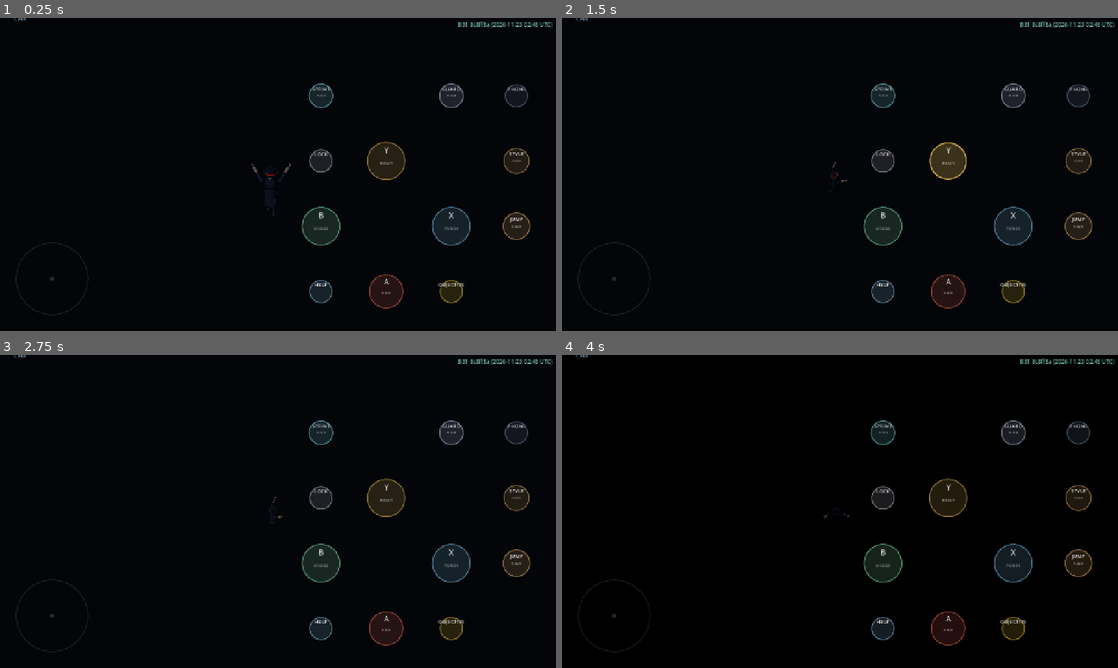
Above: before the commit, frames 1-4 (two rows, left to right).
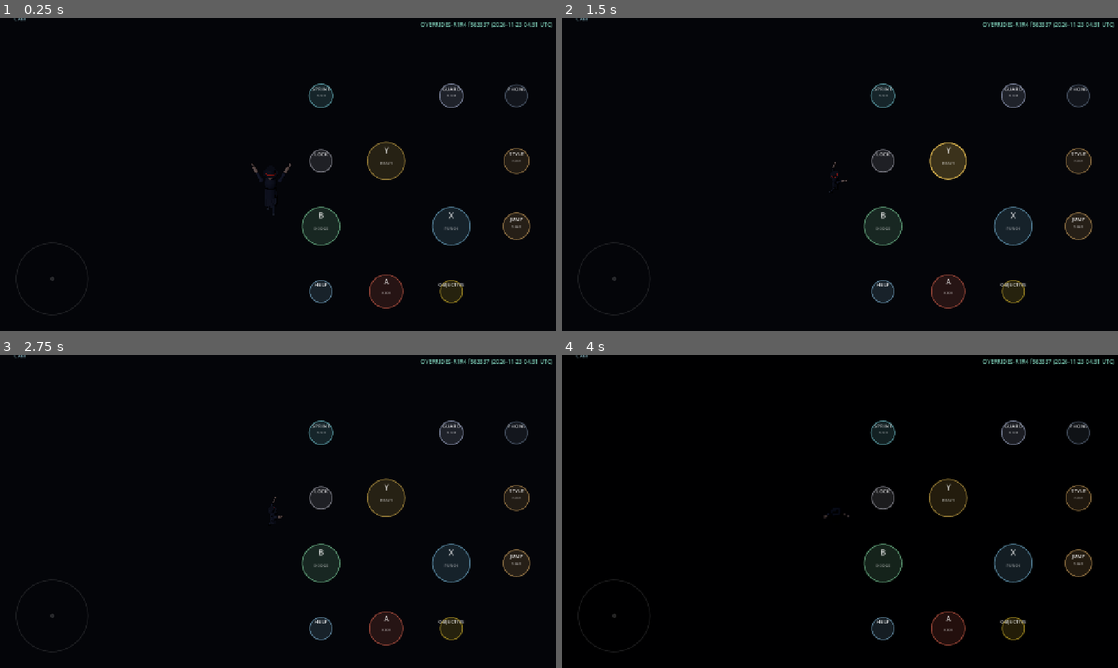
Above: after the commit, the same moments.

Repository: jamesrudh-arch/Barehands
Game: Godot game, scene res://scenes/warehouse.tscn
The game is run twice, just before and just after one commit, with the same random seed, the same clock (stepped at 60 frames per second) and the same inputs.
Inputs (mouse positions are in pixels of both pictures, inside the frame that each line leads up to):
- Up to frame 1 (0.25 s): no input
- Up to frame 2 (1.5 s): tap Enter (ui_accept) at 0.5, 1.25 s; drag from (1012, 227) to (895, 105) at 0.52 s; drag from (945, 161) to (812, 237) at 1.27 s
- Up to frame 3 (2.75 s): tap Enter (ui_accept) at 2 s; move the mouse to (322, 564) at 2.02 s; hold Right (ui_right) from 2.03 s (still down); hold B (ledger) from 2.03 s (still down); click (322, 564) at 2.17 s
- Up to frame 4 (4 s): release Right (ui_right) at 2.75 s; release B (ledger) at 2.75 s; tap Enter (ui_accept) at 2.75, 3.5 s; drag from (945, 627) to (673, 464) at 2.77 s; drag from (1079, 564) to (867, 511) at 3.52 s

The runs differ from the first frame. In frame 1, 0.2% of the frame differs, in the area x 75-100%, y 1-4%; in frame 2, 0.2%; in frame 3, 0.2%; in frame 4, 0.2%.

Commit message:
OVERRIDES-R1R4 build stamp: USER OVERRIDES R1-R4: WAREHOUSE START, VISIBLE GATE, TWO CONTROLS, XYAB, code commit f563337

Diff:
--- a/project.godot
+++ b/project.godot
@@ -1,7 +1,7 @@
 ; Engine configuration file for Bare Hands 3D — Batch 3.
 config_version=5
 [application]
-config/name="LEVERAGE (Bare Hands) OVERRIDES-R1R4"
+config/name="LEVERAGE OVERRIDES-R1R4"
 config/description="Stylized noir open-world crime game set in Cinder City. Series 1: cinematic look and feel."
 config/version="series1-phase1"
 run/main_scene="res://scenes/warehouse.tscn"
--- a/scripts/build_info.gd
+++ b/scripts/build_info.gd
@@ -5,9 +5,9 @@
 ## autoload), in the debug menu, on Stage 0, in the SafeBoot log and in
 ## the DEVICE REPORT. COMMIT is the CODE commit this build runs; the
 ## stamp commit itself lands one above it (see VERSION.txt at the root).
-const BATCH := "B31"
-const COMMIT := "8c8ff5a"
-const BUILT := "2026-11-23 02:46 UTC"
-const STAMP := "B31 8c8ff5a (2026-11-23 02:46 UTC)"
+const BATCH := "OVERRIDES-R1R4"
+const COMMIT := "f563337"
+const BUILT := "2026-11-23 04:31 UTC"
+const STAMP := "OVERRIDES-R1R4 f563337 (2026-11-23 04:31 UTC)"
 const CONFIG := "xogot-mobile-safe (Mobile renderer, XOGOT SAFE default on iOS)"
 const PLATFORM := "iPhone via Xogot (Godot 4.7 Mobile/Metal); Linux desktop dev"
Not shown, changed: VERSION.txt
